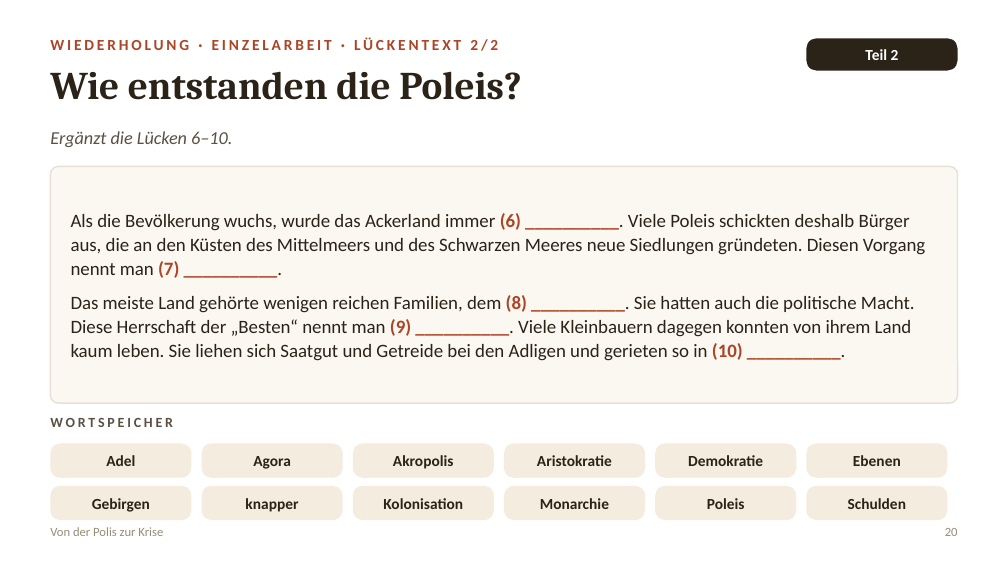
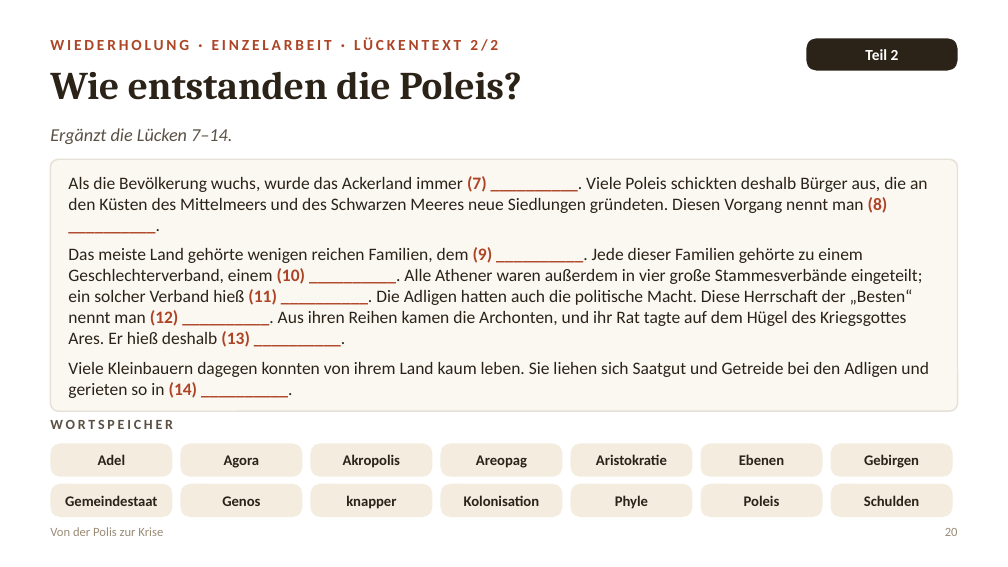
Before and after one commit to golzkonstantin-gif/Schule, a slide deck: slide 20 of Geschichte_11/Doppelstunde_Solon/Folien_Doppelstunde_Drakon_Solon.pptx. Drawn at 1008x567 pixels with LibreOffice and Linux fonts; fonts in the diff are those of the drawing. Boxes give left, top, right and bottom in pixels: in the first picture for what was removed or moved away, otherwise in the second. Text is boxed around its words. In the diff, an @@ line names an element or a change of style, - is before the commit and + after.

```diff
--- a/Geschichte_11/Doppelstunde_Solon/Folien_Doppelstunde_Drakon_Solon.pptx
+++ b/Geschichte_11/Doppelstunde_Solon/Folien_Doppelstunde_Drakon_Solon.pptx
@@ text at <box>50,128,232,144</box>: text changed @@
-Ergänzt die Lücken 6–10.
+Ergänzt die Lücken 7–14.
@@ rounded rectangle: place and size @@
-rounded rectangle at <box>50,166,958,403</box>
+rounded rectangle at <box>50,159,958,411</box>
@@ rounded rectangle at <box>50,159,958,411</box>: proportions changed @@
@@ text at <box>68,176,929,398</box>: text changed; size 13.5 to 12.5 pt @@
-Als die Bevölkerung wuchs, wurde das Ackerland immer (6) __________. Viele Poleis schickten deshalb Bürger aus, die an den Küsten des Mittelmeers und des Schwarzen Meeres neue Siedlungen gründeten. Diesen Vorgang nennt man (7) __________.
-Das meiste Land gehörte wenigen reichen Familien, dem (8) __________. Sie hatten auch die politische Macht. Diese Herrschaft der „Besten“ nennt man (9) __________. Viele Kleinbauern dagegen konnten von ihrem Land kaum leben. Sie liehen sich Saatgut und Getreide bei den Adligen und gerieten so in (10) __________.
+Als die Bevölkerung wuchs, wurde das Ackerland immer (7) __________. Viele Poleis schickten deshalb Bürger aus, die an den Küsten des Mittelmeers und des Schwarzen Meeres neue Siedlungen gründeten. Diesen Vorgang nennt man (8) __________.
+Das meiste Land gehörte wenigen reichen Familien, dem (9) __________. Jede dieser Familien gehörte zu einem Geschlechterverband, einem (10) __________. Alle Athener waren außerdem in vier große Stammesverbände eingeteilt; ein solcher Verband hieß (11) __________. Die Adligen hatten auch die politische Macht. Diese Herrschaft der „Besten“ nennt man (12) __________. Aus ihren Reihen kamen die Archonten, und ihr Rat tagte auf dem Hügel des Kriegsgottes Ares. Er hieß deshalb (13) __________.
+Viele Kleinbauern dagegen konnten von ihrem Land kaum leben. Sie liehen sich Saatgut und Getreide bei den Adligen und gerieten so in (14) __________.
@@ rounded rectangle "Adel": place and size @@
-rounded rectangle "Adel" at <box>50,444,192,478</box>
+rounded rectangle "Adel" at <box>50,444,172,477</box>
@@ rounded rectangle "Agora": place and size @@
-rounded rectangle "Agora" at <box>202,444,343,478</box>
+rounded rectangle "Agora" at <box>180,444,302,477</box>
@@ rounded rectangle "Akropolis": place and size @@
-rounded rectangle "Akropolis" at <box>353,444,494,478</box>
+rounded rectangle "Akropolis" at <box>310,444,432,477</box>
@@ rounded rectangle added at <box>440,444,562,477</box>, fill #F4ECDE, 10.5 pt, text #2B2318, bold @@
+Areopag
@@ rounded rectangle "Aristokratie": place and size @@
-rounded rectangle "Aristokratie" at <box>504,444,645,478</box>
+rounded rectangle "Aristokratie" at <box>571,444,692,477</box>
@@ rounded rectangle removed at <box>655,444,796,478</box> @@
-Demokratie
@@ rounded rectangle "Ebenen": place and size @@
-rounded rectangle "Ebenen" at <box>806,444,948,478</box>
+rounded rectangle "Ebenen" at <box>701,444,823,477</box>
@@ size 11 to 10.5 pt; proportions changed in 10 elements at <box>50,444,172,477</box>, <box>831,484,953,517</box>, <box>180,444,302,477</box>, <box>701,484,823,517</box>, <box>310,444,432,477</box>, <box>571,444,692,477</box>, <box>440,484,562,517</box>, <box>310,484,432,517</box>, <box>701,444,823,477</box>, <box>831,444,953,477</box> @@
@@ rounded rectangle "Gebirgen": place and size @@
-rounded rectangle "Gebirgen" at <box>50,486,192,520</box>
+rounded rectangle "Gebirgen" at <box>831,444,953,477</box>
@@ rounded rectangle added at <box>50,484,172,517</box>, fill #F4ECDE, 10.5 pt, text #2B2318, bold @@
+Gemeindestaat
@@ rounded rectangle added at <box>180,484,302,517</box>, fill #F4ECDE, 10.5 pt, text #2B2318, bold @@
+Genos
@@ rounded rectangle "knapper": place and size @@
-rounded rectangle "knapper" at <box>202,486,343,520</box>
+rounded rectangle "knapper" at <box>310,484,432,517</box>
@@ rounded rectangle "Kolonisation": place and size @@
-rounded rectangle "Kolonisation" at <box>353,486,494,520</box>
+rounded rectangle "Kolonisation" at <box>440,484,562,517</box>
@@ rounded rectangle removed at <box>504,486,645,520</box> @@
-Monarchie
@@ rounded rectangle added at <box>571,484,692,517</box>, fill #F4ECDE, 10.5 pt, text #2B2318, bold @@
+Phyle
@@ rounded rectangle "Poleis": place and size @@
-rounded rectangle "Poleis" at <box>655,486,796,520</box>
+rounded rectangle "Poleis" at <box>701,484,823,517</box>
@@ rounded rectangle "Schulden": place and size @@
-rounded rectangle "Schulden" at <box>806,486,948,520</box>
+rounded rectangle "Schulden" at <box>831,484,953,517</box>
```
Also in this commit, not shown: 12 other slides changed, 1 slide added, 1 other file.
